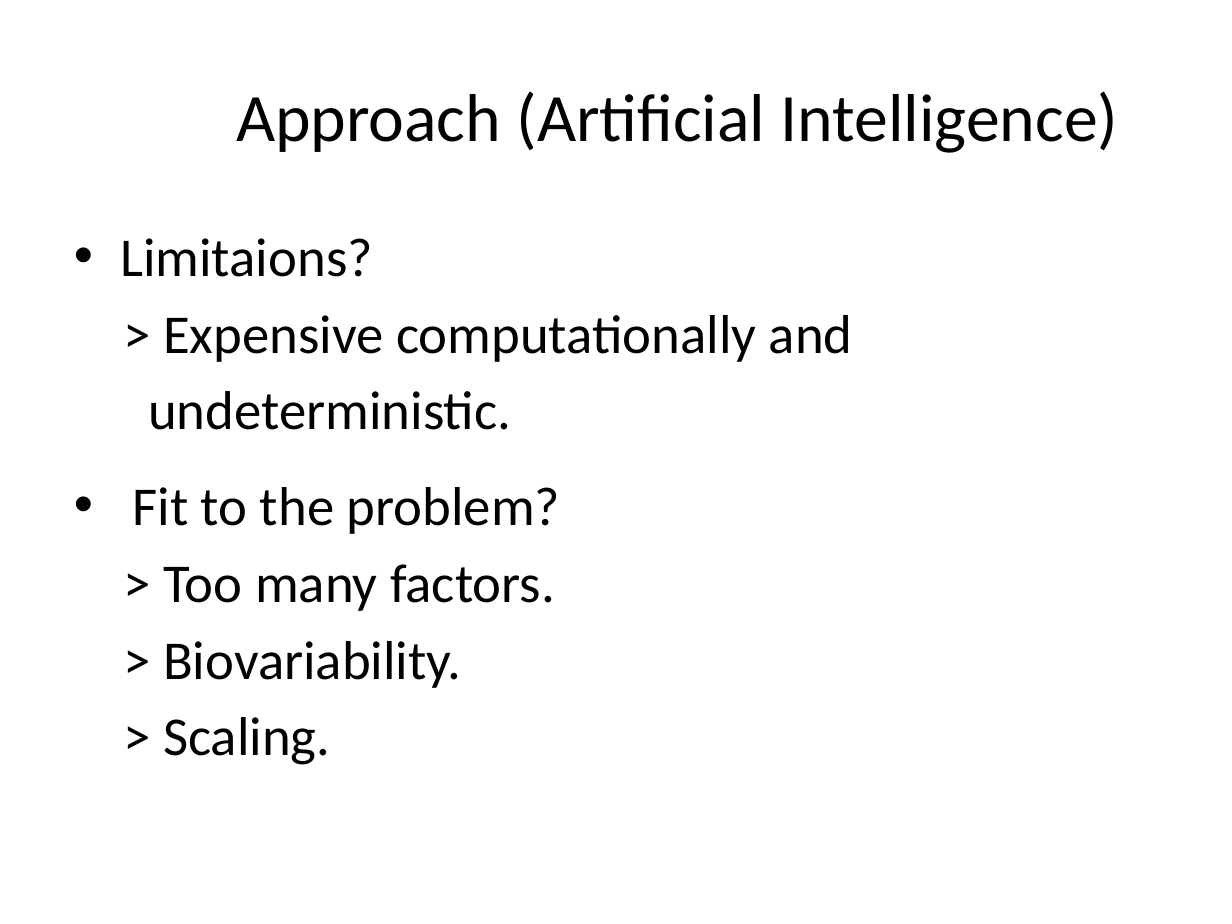
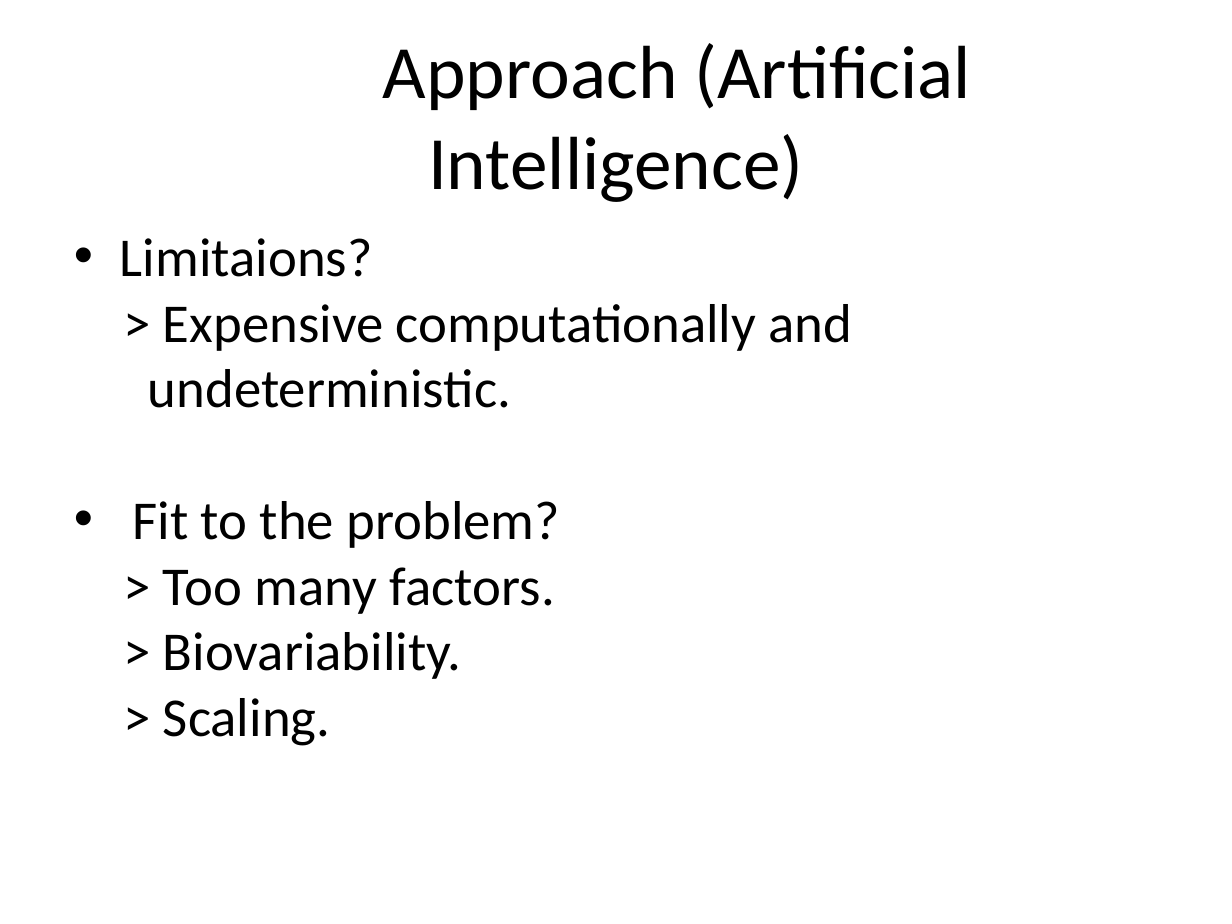
Before and after one commit to hananabilabd/Computer-Vision-and-Neural-Machine-Interface-for-Upper-Limb-Prostheses, a slide deck: slide 8 of GP_presentation.pptx. Drawn at 1232x924 pixels with LibreOffice and Linux fonts; fonts in the diff are those of the drawing. Boxes give left, top, right and bottom in pixels: in the first picture for what was removed or moved away, otherwise in the second. Text is boxed around its words. In the diff, an @@ line names an element or a change of style, - is before the commit and + after.

```diff
--- a/GP_presentation.pptx
+++ b/GP_presentation.pptx
@@ text "Approach (Artificial Intelligence)" at (383, 43, 972, 202): size 39.6 to 44 pt @@
@@ text "Limitaions?" at (120, 238, 853, 746): indent changed; less space between paragraphs @@
```
Also in this commit, not shown: 15 other slides changed, 2 slides added.
